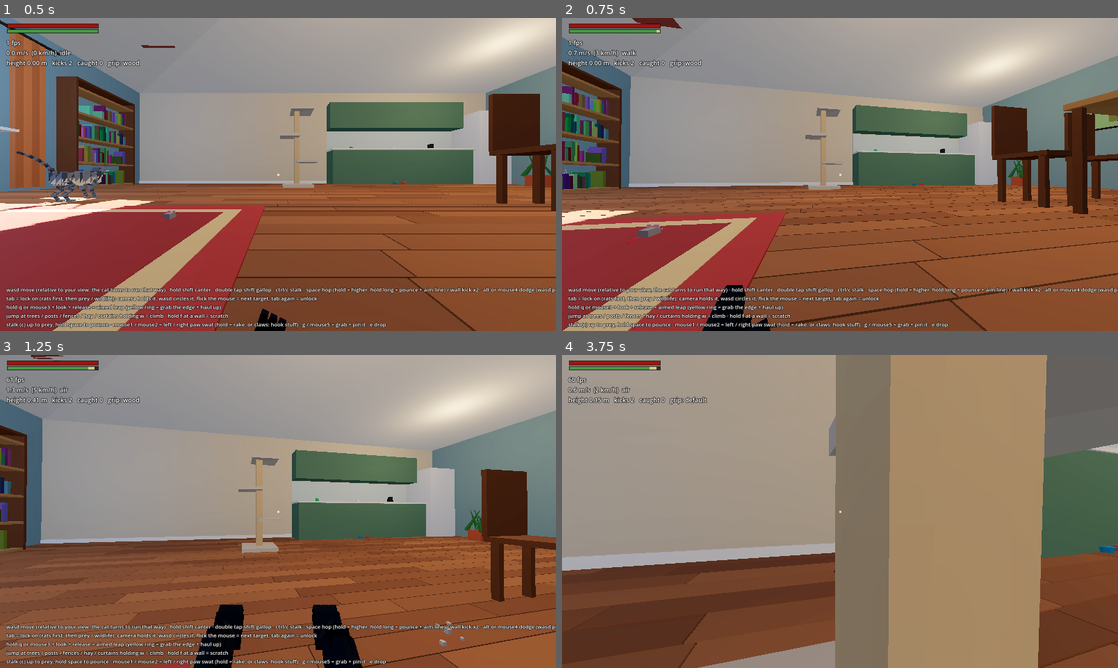
Above: before the commit, frames 1-4 (two rows, left to right).
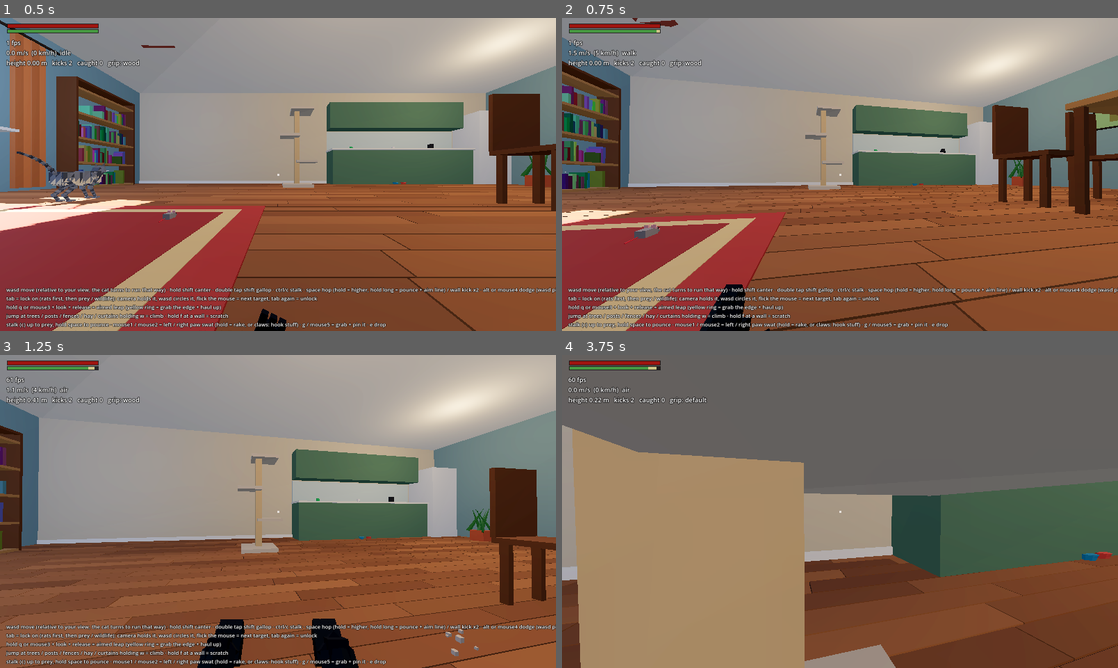
Above: after the commit, the same moments.

Repository: ArthurJClack/catgame
Game: Godot game, scene res://main.tscn
The game is run twice, just before and just after one commit, with the same random seed, the same clock (stepped at 60 frames per second) and the same inputs.
Inputs (mouse positions are in pixels of both pictures, inside the frame that each line leads up to):
- Up to frame 1 (0.5 s): no input
- Up to frame 2 (0.75 s): tap Enter at 0.5 s; move the mouse to (867, 174) at 0.52 s; hold W from 0.53 s (still down); tap 1 at 0.6 s; click (867, 174) at 0.67 s
- Up to frame 3 (1.25 s): keep holding W; tap Space at 0.77, 1.07 s
- Up to frame 4 (3.75 s): keep holding W; move the mouse to (812, 511) at 1.27 s; tap 8 at 1.35 s; tap Space at 1.52, 1.82, 3.02, 3.32 s; move the mouse to (851, 505) at 2.02 s; tap R at 2.1 s; move the mouse to (834, 517) at 2.77 s; tap H at 2.85 s; click (834, 517) at 2.92 s; move the mouse to (878, 514) at 3.52 s; hold Shift from 3.53 s (still down)

Frame 1 is identical in both runs. In frame 2, 4.2% of the frame differs, in the area x 0-100%, y 0-100%; in frame 3, 7.7%; in frame 4, 82%.

Commit message:
swats lunge in + scratch: hind legs drive the body forward into the strike (stops short of the target), chest drops, claws drag down and back before the paw comes home (rig + fp paws). no whiff streak across the lens in first person. combattest V
Co-Authored-By: Claude Opus 5.5 <noreply@anthropic.com>
Claude-Session: https://claude.ai/code/session_01UDbNaMKcxadLeBpNgshHWY

Diff:
--- a/scripts/cat_combat.gd
+++ b/scripts/cat_combat.gd
@@ -70,6 +70,8 @@
 const MAGNET_R := 0.55        # prey this close to where the free arc lands gets locked
 
 const STRIKE_T := 0.12        # click -> paw lands (cat_player._do_swat impact timer, rig whip at ~0.12)
+const LUNGE_FROM := 0.35      # into the wind up the hind legs push: the lunge starts here (fraction)
+const LUNGE_STOP := 0.24      # stops this short of the target's near side (m), never shoves into it
 const BUFFER := 0.4           # a paw / dodge pressed mid attack waits this long for its slot
 const DODGE_BUFFER := 0.5
 enum { A_OFF, A_WIND, A_ACTIVE, A_RECOVER }
@@ -77,10 +79,10 @@
 ## cancel: into the recovery, a dodge may roll out of it. move / turn: per phase (wind, active,
 ## recover) wasd scale and body turn rate (rad/s). plant: how hard the feet brake per phase
 const MOVES := {
-	"swat": {"wind": STRIKE_T, "active": 0.06, "recover": 0.24, "chain": 0.10, "cancel": 0.14,
-		"move": [0.3, 0.1, 0.5], "turn": [3.0, 0.0, 2.0], "plant": [5.0, 7.0, 2.0]},
-	"rake": {"wind": STRIKE_T, "active": 0.04, "recover": 0.20, "chain": 0.08, "cancel": 0.12,
-		"move": [0.25, 0.1, 0.4], "turn": [3.0, 0.0, 1.5], "plant": [5.0, 7.0, 2.0]},
+	"swat": {"wind": STRIKE_T, "active": 0.06, "recover": 0.24, "chain": 0.10, "cancel": 0.14, "lunge": 1.5,
+		"move": [0.3, 0.1, 0.5], "turn": [3.0, 0.0, 2.0], "plant": [5.0, 7.0, 14.0]},
+	"rake": {"wind": STRIKE_T, "active": 0.04, "recover": 0.20, "chain": 0.08, "cancel": 0.12, "lunge": 1.0,
+		"move": [0.25, 0.1, 0.4], "turn": [3.0, 0.0, 1.5], "plant": [5.0, 7.0, 14.0]},
 	"grab_out": {"wind": 0.0, "active": 0.0, "recover": 0.26, "chain": 0.18, "cancel": 0.16,
 		"move": [0.0, 0.0, 0.2], "turn": [0.0, 0.0, 1.5], "plant": [0.0, 0.0, 8.0]},
 	"land": {"wind": 0.0, "active": 0.0, "recover": 0.45, "chain": 0.3, "cancel": 0.25,
@@ -117,6 +119,9 @@
 var buf_t := 0.0
 var dodge_buf := 0.0
 var interrupts := 0
+var atk_target: Node3D = null # what the strike went for (lunge aims at it, stops short of it)
+var lunge_d := 0.0            # how far the last lunge carried (tests)
+var _lunge_start := Vector3.ZERO
 var clock := 0.0              # combat time, for tests (fire_clock = when the last strike started)
 var fire_clock := 0.0
 var dodge_cancels := 0
@@ -175,6 +180,20 @@
 
 func turn_cap() -> float:
 	return INF if atk == "" else MOVES[atk].turn[atk_phase - 1]
+
+
+## 0..1 how much the body gathers low into the strike (rig crouch): chest drops in the wind up
+func gather_w() -> float:
+	if not atk in ["swat", "rake"]:
+		return 0.0
+	match atk_phase:
+		A_WIND:
+			return 0.4 * smoothstep(0.0, MOVES[atk].wind, atk_t)
+		A_ACTIVE:
+			return 0.4
+		A_RECOVER:
+			return 0.4 * (1.0 - smoothstep(0.0, MOVES[atk].recover, atk_t))
+	return 0.0
 
 
 func phase_name() -> String:
@@ -239,10 +258,29 @@
 		if atk_phase == A_RECOVER and atk_t >= m.recover:
 			_end_move()
 	if atk != "" and p.is_on_floor():
-		# feet planted: whatever speed it came in with bleeds off
-		var k: float = exp(-float(MOVES[atk].plant[atk_phase - 1]) * dt)
-		p.velocity.x *= k
-		p.velocity.z *= k
+		var m2: Dictionary = MOVES[atk]
+		var lv: float = m2.get("lunge", 0.0)
+		var lunging: bool = lv > 0.0 and ((atk_phase == A_WIND and atk_t >= m2.wind * LUNGE_FROM) or atk_phase == A_ACTIVE)
+		if lunging:
+			# the lunge: the hind legs drive the body forward into the strike, onto the target
+			var fwd: Vector3 = -p.global_transform.basis.z
+			var room := 9.0
+			if is_instance_valid(atk_target):
+				var to: Vector3 = atk_target.global_position - p.global_position
+				to.y = 0.0
+				var rad: float = 0.16 * float(atk_target.get("s")) if "s" in atk_target else 0.06
+				room = to.length() - rad - LUNGE_STOP
+				if to.length() > 0.01:
+					fwd = fwd.slerp(to.normalized(), 0.5).normalized()
+			var spd := clampf(room / maxf(dt, 0.001), 0.0, lv) if room > 0.0 else 0.0
+			p.velocity.x = fwd.x * spd
+			p.velocity.z = fwd.z * spd
+			lunge_d = Vector2(p.global_position.x - _lunge_start.x, p.global_position.z - _lunge_start.z).length()
+		else:
+			# feet planted: whatever speed it came in with bleeds off
+			var k: float = exp(-float(m2.plant[atk_phase - 1]) * dt)
+			p.velocity.x *= k
+			p.velocity.z *= k
 	if dodge_buf > 0.0 and can_dodge():
 		dodge_buf = 0.0
 		if atk != "":
@@ -374,6 +412,9 @@
 	start_move("rake" if rake else "swat", i)
 	fire_clock = clock
 	player._do_swat(i, rake)
+	atk_target = player._swat_prey if is_instance_valid(player._swat_prey) else (player._swat_rb if is_instance_valid(player._swat_rb) else null)
+	_lunge_start = player.global_position
+	lunge_d = 0.0
 	return true
 
 
--- a/scripts/cat_player.gd
+++ b/scripts/cat_player.gd
@@ -1038,7 +1038,7 @@
 
 	rig.drive_velocity = velocity
 	rig.on_floor = is_on_floor() or mantling or clambering or climbing or scratching
-	rig.crouch = maxf(crouch_amt * (1.0 - charge), dash.gather * 0.85)
+	rig.crouch = maxf(maxf(crouch_amt * (1.0 - charge), dash.gather * 0.85), combat.gather_w())
 	rig.charge = charge
 	rig.look_pitch = pitch * 0.6 * (1.0 - w_face)
 	# the head turns a little toward where you're looking
@@ -2281,6 +2281,8 @@
 	if prey != null:
 		var q := prey.global_position + Vector3.UP * 0.06 * float(prey.get("s") if "s" in prey else 0.5)
 		c = q + (eye - q).normalized() * 0.04
+	if prey == null and hits.is_empty() and view_mode == 0:
+		return     # a whiff in first person: the streak would be drawn right across the lens
 	var a := c - sweep * 0.11 + Vector3.UP * 0.05
 	var b := c + sweep * 0.09 - Vector3.UP * 0.035
 	SlashFx.streak(self, a, b, -dir * 0.03 + Vector3.UP * 0.01, Color(1.0, 0.82, 0.78) if prey != null else Color(1.0, 0.95, 0.85))
--- a/scripts/cat_rig.gd
+++ b/scripts/cat_rig.gd
@@ -1343,11 +1343,17 @@
 					var u := (_swat_t - 0.07) / 0.08
 					sw_p = wind.lerp(strike, u * u)
 					sw_r = lerpf(-0.9, 0.55, u)
+				elif _swat_t < 0.24:
+					# the scratch: claws hooked in, the paw drags down and back toward the chest
+					var u := smoothstep(0.0, 1.0, (_swat_t - 0.15) / 0.09)
+					sw_p = strike.lerp(strike + Vector3(-side * 0.015, -0.05, 0.075), u)
+					sw_r = lerpf(0.55, 0.95, u)
 				else:
-					var u := smoothstep(0.0, 1.0, (_swat_t - 0.15) / 0.17)
-					sw_p = strike.lerp(foot, u)
-					sw_p.y += sin(PI * u) * 0.02
-					sw_r = lerpf(0.55, prot, u)
+					var rk := strike + Vector3(-side * 0.015, -0.05, 0.075)
+					var u := smoothstep(0.0, 1.0, (_swat_t - 0.24) / 0.08)
+					sw_p = rk.lerp(foot, u)
+					sw_p.y += sin(PI * u) * 0.015
+					sw_r = lerpf(0.95, prot, u)
 				foot = sw_p
 				prot = sw_r
 			fp_foot[i] = foot - Vector3((HOME[i] as Vector3).x * track, 0.0, (HOME[i] as Vector3).z)
--- a/scripts/combat_test.gd
+++ b/scripts/combat_test.gd
@@ -367,7 +367,7 @@
 	bot.move = Vector2.ZERO
 	await _secs(0.5)
 	print("M swat at a trot: phases %s, speed %.2f -> %.2f m/s while the paw's out, body turned %.2f rad of 1.5 by the recovery" % [str(phases), v0, v_act, turned])
-	ok = ok and phases == ["wind", "active", "recover"] and v0 > 2.5 and v_act < 1.4 and turned < 0.45
+	ok = ok and phases == ["wind", "active", "recover"] and v0 > 2.5 and v_act < 2.0 and turned < 0.45
 	bot.yaw = p.yaw
 	# N: mash: a second click mid swat is buffered and comes out at the chain point
 	_reset_cat(Vector3(0, 0.02, 1.0))
@@ -500,6 +500,32 @@
 	var h_big := await _hop_height(1.0)
 	print("U hop %.2f m tapped, %.2f m fully charged" % [h_tap, h_big])
 	ok = ok and h_big > h_tap * 1.4
+	# V: every swat lunges a bit: into open air the full step, at a rat it stops just short + hits
+	await _clear_rats()
+	_reset_cat(Vector3(0, 0.02, 1.5))
+	_face(Vector3(0, 0.02, -2))
+	await _secs(0.3)
+	var z0 := p.global_position.z
+	_paws(true, false)
+	await _ticks(3)
+	_paws(false, false)
+	await _secs(0.5)
+	var open_d := z0 - p.global_position.z
+	r = _still_rat(PI)
+	r.hp = 9.0
+	r.max_hp = 9.0
+	_reset_cat(Vector3(0, 0.02, 0.56))
+	_face(r.global_position)
+	await _secs(0.3)
+	var gap0 := p.global_position.distance_to(r.global_position)
+	_paws(false, true)
+	await _ticks(3)
+	_paws(false, false)
+	await _secs(0.5)
+	var gap1 := Vector2(p.global_position.x - r.global_position.x, p.global_position.z - r.global_position.z).length()
+	var near_side := gap1 - 0.16 * r.s
+	print("V lunge: open air %.2f m, at a rat %.2f -> %.2f m (near side %.2f m off), rat took %.1f, rig gather peak test %s" % [open_d, gap0, gap1, near_side, r.max_hp - r.hp, str(CatCombat.MOVES.swat.has("lunge"))])
+	ok = ok and open_d > 0.12 and open_d < 0.4 and gap1 < gap0 - 0.05 and near_side > CatCombat.LUNGE_STOP - 0.05 and r.max_hp - r.hp >= 1.0
 	return ok
 
 
@@ -742,12 +768,12 @@
 	cam.look_at(Vector3(0, 0.13, 0.3))
 	# 1: one swat, half speed, phases called out
 	Engine.time_scale = 0.4
-	_say("souls style commitment", "every attack: wind up, paw out, recovery")
+	_say("souls style commitment", "every swat: wind up + lunge, paw out, scratch, recovery")
 	await _secs(0.4)
 	_paws(true, false)
 	await _ticks(4)
 	_paws(false, false)
-	await _watch(0.6, "one swat  (0.4x)")
+	await _watch(0.6, "lunge + scratch  (0.4x)", "steps in, claws drag down and back")
 	# 2: mash: clicks are buffered and come out on the beat
 	_paws(false, true)
 	await _ticks(3)
@@ -851,4 +877,21 @@
 	await _pounce(1.0)
 	await _secs(0.6)
 	box.queue_free()
+	# 9: first person: the fp paws lunge + scratch too
+	await _clear_rats()
+	_reset_cat(Vector3(0, 0.02, 0.6))
+	var r2 := _dummy_rat(PI, Vector3(0, 0.02, 0))
+	_face(r2.global_position)
+	p.set_third_person(false)
+	p.cam.current = true
+	Engine.time_scale = 0.5
+	_say("first person  (0.5x)", "lunge in, scratch, left right left")
+	await _secs(0.3)
+	for k in 3:
+		_paws(k % 2 == 0, k % 2 == 1)
+		await _ticks(3)
+		_paws(false, false)
+		await _secs(0.32)
+	await _secs(0.4)
+	Engine.time_scale = 1.0
 	get_tree().quit()
--- a/scripts/paw_view.gd
+++ b/scripts/paw_view.gd
@@ -382,8 +382,13 @@
 			elif s < 0.15:
 				var u := (s - 0.07) / 0.08
 				swt = wind.lerp(strike, u * u)
+			elif s < 0.24:
+				# the scratch: claws hooked in, the paw drags down and back toward you
+				var u := smoothstep(0.0, 1.0, (s - 0.15) / 0.09)
+				swt = strike.lerp(strike + Vector3(-side * 0.012, -0.045, 0.06), u)
 			else:
-				swt = strike.lerp(tgt, (s - 0.15) / 0.17)
+				var rk := strike + Vector3(-side * 0.012, -0.045, 0.06)
+				swt = rk.lerp(tgt, smoothstep(0.0, 1.0, (s - 0.24) / 0.08))
 			tgt = swt
 		# --- claw hold (right mouse): paw reaches out and stays hooked on the target ---
 		var clawing := claw_on and i == claw_i and not swatting
